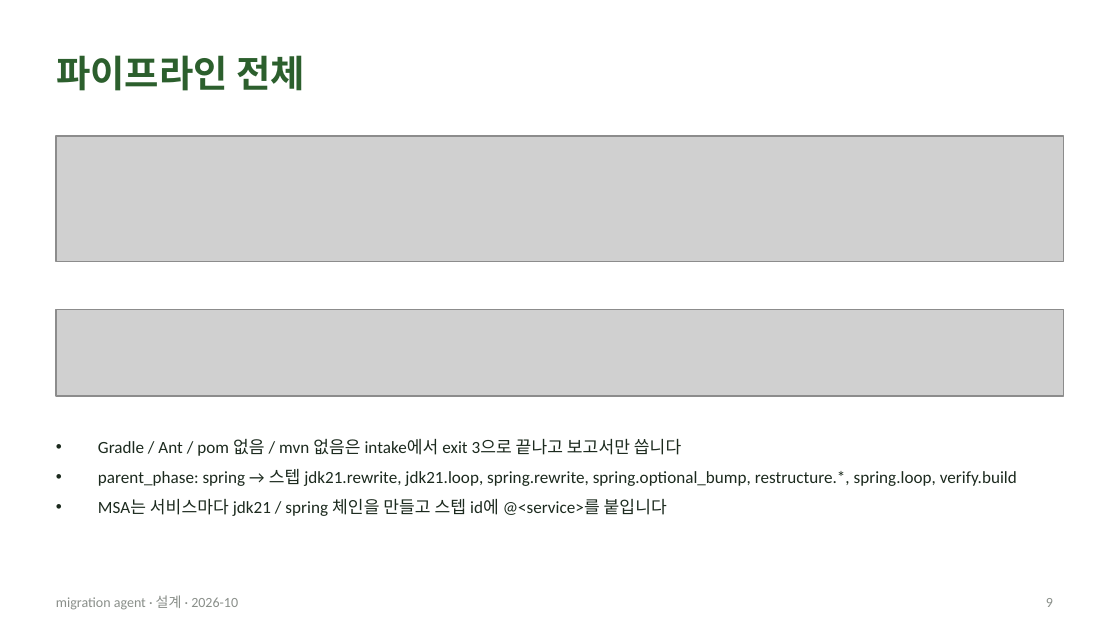
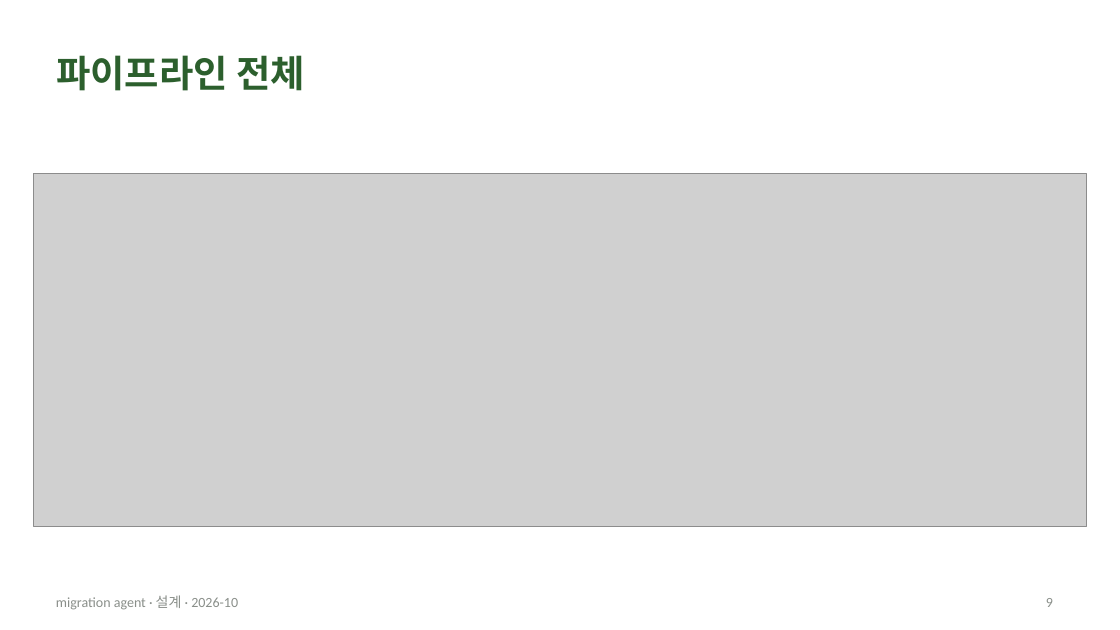
Before and after one commit to acandiatale/tutu, a slide deck: slide 9 of docs/migration-agent/migration-agent.pptx. Drawn at 1120x630 pixels with LibreOffice and Linux fonts; fonts in the diff are those of the drawing; grey boxes stand for pictures. Boxes give left, top, right and bottom in pixels: in the first picture for what was removed or moved away, otherwise in the second. Text is boxed around its words. In the diff, an @@ line names an element or a change of style, - is before the commit and + after.

```diff
--- a/docs/migration-agent/migration-agent.pptx
+++ b/docs/migration-agent/migration-agent.pptx
@@ picture: place and size @@
-picture at (56, 137, 1064, 262)
+picture at (34, 174, 1086, 526)
@@ picture removed at (56, 309, 1064, 395) @@
@@ text removed at (98, 439, 1017, 516) @@
-• Gradle / Ant / pom 없음 / mvn 없음은 intake에서 exit 3으로 끝나고 보고서만 씁니다
-• parent_phase: spring → 스텝 jdk21.rewrite, jdk21.loop, spring.rewrite, spring.optional_bump, restructure.*, spring.loop, verify.build
-• MSA는 서비스마다 jdk21 / spring 체인을 만들고 스텝 id에 @<service>를 붙입니다
```
Also in this commit, not shown: 4 other files.
